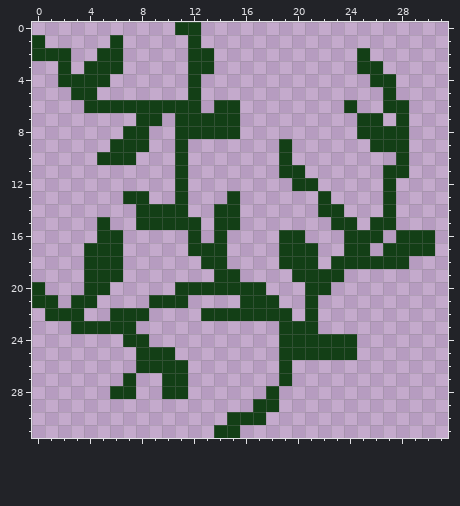
One commit to this pixel-art sprite: textures/horror_vines.png. The picture above was drawn from the file before the commit.
The file is 32x32 pixels.
And afterwards:
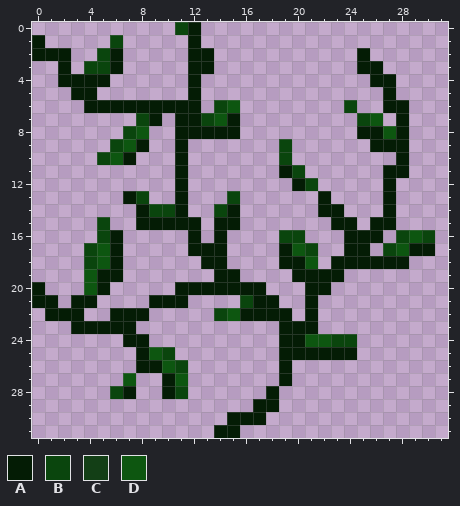
Palette (. is transparent): A #041c05  B #0a450d  C #133f16  D #0d5610
The exact change:
Changed rows in their new state; - is an unchanged pixel.
first column x 0:
 0 -----------BA------------------
 1 A-----B-----A------------------
 2 AAA--BA-----AA-----------A-----
 3 --A-BBA-----AA-----------AA----
 4 --AAAA------A-------------AA---
 5 ---AA-------A--------------A---
 6 ----AAAAAAAAA-BD--------B--AA--
 7 --------BA-AABDA---------BD-A--
 8 -------BD--AAAAA---------AADA--
 9 ------BDA--A-------B------AAA--
10 -----BDA---A-------B--------A--
11 -----------A-------AB------AA--
12 -----------A--------AB-----A---
13 -------AB--A---B------A----A---
14 --------ABBA--BA------AA---A---
15 -----B--AAAAA-AA-------AA-AA---
16 -----BA-----A-A----BB---AAA-BDB
17 ----BDA-----AAA----ADB--AA-BDAA
18 ----BDA------AA----AAD-AAAAAA--
19 ----DAA-------AA----AAAA-------
20 A---DA-----AAAAAAA---AA--------
21 AA-AA----AAA----BAA--A---------
22 -AAA--AAA----.BDAAAA-A---------
23 ---AAAAA-----------AAA---------
24 -------AA----------AADDBB------
25 --------ADB--------AAAAAA------
26 --------AADB-------A-----------
27 -------D--AD-------A-----------
28 ------BA--AB------A------------
29 -----------------AA------------
30 ---------------AAA-------------
31 --------------AA---------------
Pixel boxes of the changes (left, top, right, bottom) in both pictures:
changed: (32, 22, 435, 438)
